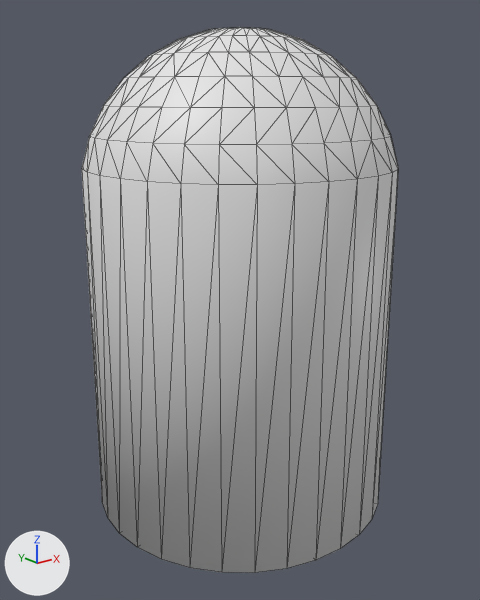
The OBJ model snail3d/models/bullet.obj, before and after one commit.
One viewpoint serves both versions: a camera (50 mm lens) standing at (-2.56, -2.06, 2.62) and looking at (0.09, 1.25, 1.29). Arrows for +X, +Y and +Z are at lower left; the lights stay in place. Mesh edges are drawn as thin lines. Where no turn or scale is listed for an object, it has been applied to the vertices.
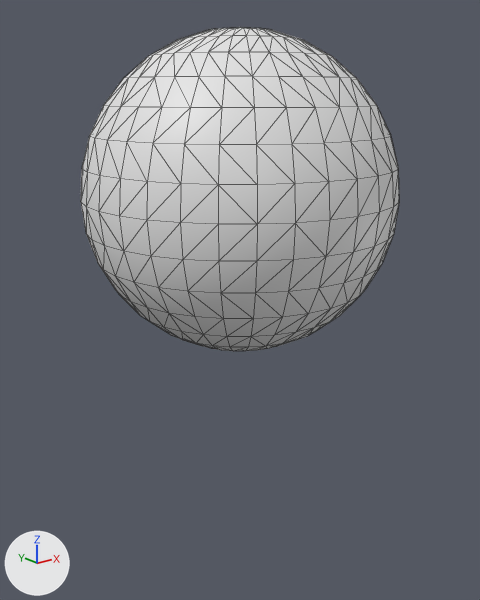
The newer file is also rescaled (x1.32), turned or shifted as a whole; pictures and numbers use the older file's frame.

Scene script edits in JSON lines:
```json
{"block": "me_sphere", "where": "# used by ob_sphere; location = (0.0, 0.0, 0.0)"}
{"op": "remove", "block": "me_sphere", "code": "me_sphere.from_pydata(...)  # 258 vertices, 512 faces; spans x -0.89..1.11, y 0.29..2.29, z -0.12..2.99"}
{"op": "add", "block": "me_sphere", "code": "me_sphere.from_pydata(...)  # 482 vertices, 960 faces; spans x -0.89..1.11, y 0.29..2.29, z 0.99..2.99"}
{"block": "me_sphere", "change": "me_sphere part 1: 257 vertices added at x -0.89..1.11, y 0.29..2.29, z 0.99..1.99"}
{"block": "me_sphere", "change": "me_sphere part 2: 33 vertices removed from x -0.89..1.11, y 0.29..2.29, z -0.12..-0.1"}
```

Changed parts and their boxes [x1, y1, x2, y2] in the pictures (480 x 600 px):
```json
{"object": "Sphere", "change": "reshaped", "before": [82, 27, 398, 573], "after": [81, 27, 399, 351], "on screen": "41% shorter"}
{"part": 1, "of": "me_sphere", "change": "added", "after": [81, 169, 399, 351]}
{"part": 2, "of": "me_sphere", "change": "deleted", "before": [82, 169, 398, 573]}
```
